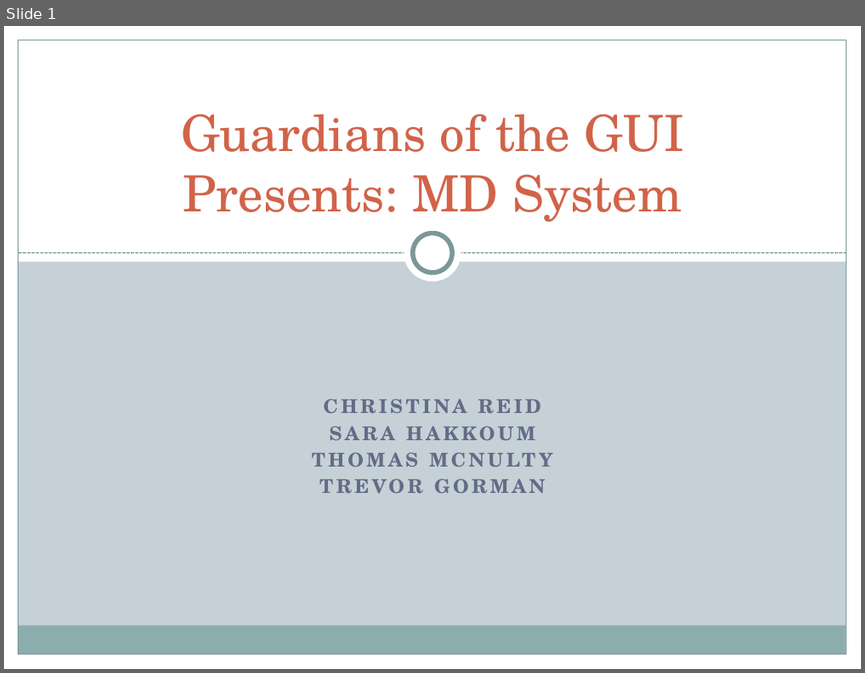
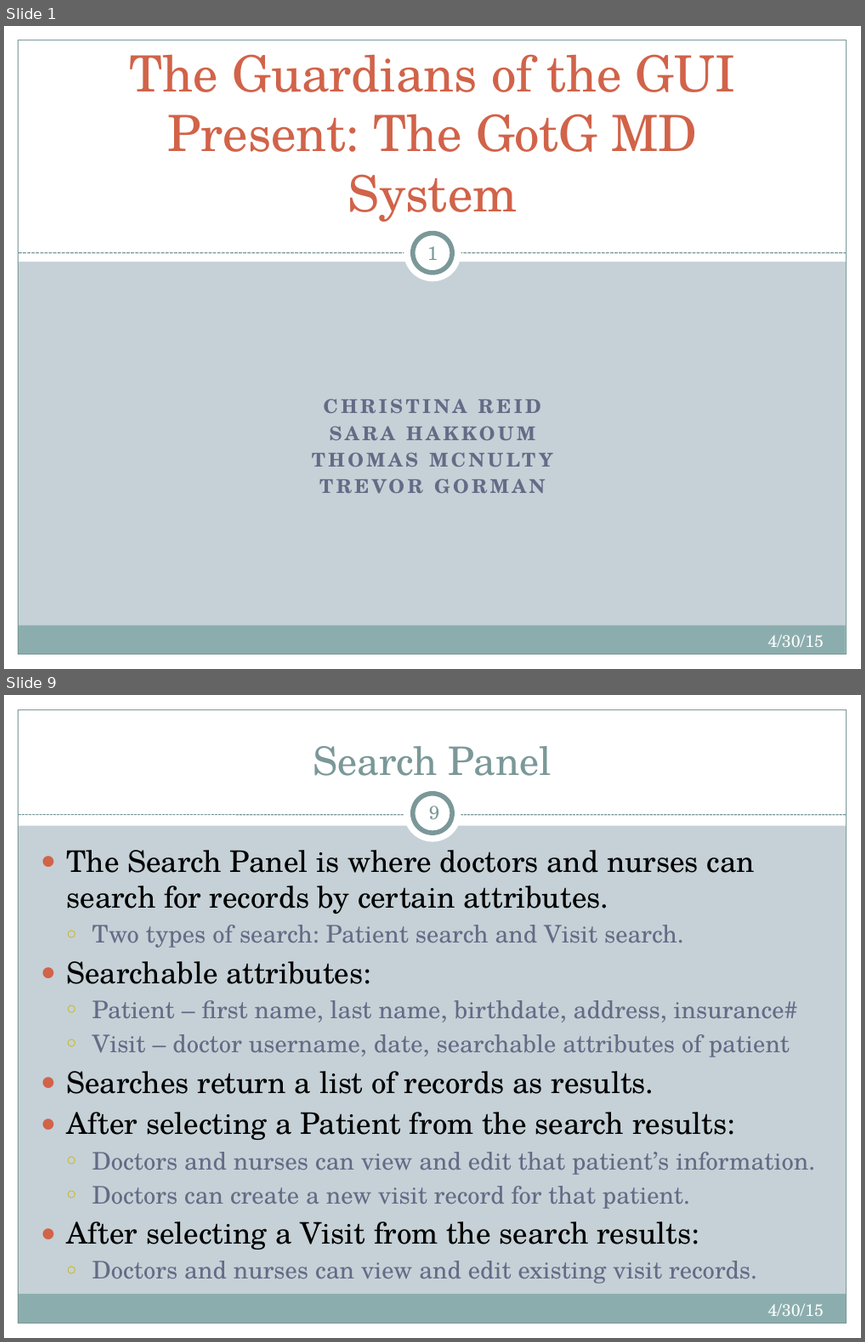
Before and after one commit to tmcnulty14/guardians-md, a slide deck: Guardians of the GUI MD System Presentation.pptx. Shown one above the other, each under a label of ours: slide 1 before the commit, slides 1 and 9 after it; the slides between them are not shown. The pictures are 865x673 and 865x1342 pixels, drawn with LibreOffice and Linux fonts; fonts in the diff are those of the drawing. Boxes give left, top, right and bottom in pixels: in the first picture for what was removed or moved away, otherwise in the second. Text is boxed around its words. In the diff, an @@ line names an element or a change of style, - is before the commit and + after.

```diff
--- a/Guardians of the GUI MD System Presentation.pptx
+++ b/Guardians of the GUI MD System Presentation.pptx
@@ slide 9 added at (4, 695, 861, 1338), background #C5D1D7; not listed: 5 template elements that a slide beside it also shows @@
@@ rectangle added at (4, 695, 861, 825), fill #FFFFFF @@
@@ title added at (313, 746, 551, 776), 33 pt, text #7C999A @@
+Search Panel
@@ ellipse added at (404, 785, 461, 842), fill #FFFFFF @@
@@ ellipse added at (413, 794, 452, 833), fill #FFFFFF, outline #7C999A 4 pt @@
@@ line added from (18, 815) to (846, 815), #7C999A 0.75 pt dashed @@
@@ page number added at (429, 805, 439, 819), 16 pt, text #7C999A @@
+9
@@ text added at (66, 850, 815, 1279), 20.4 pt, text #646B86 @@
+● The Search Panel is where doctors and nurses can search for records by certain attributes.
+  ○ Two types of search: Patient search and Visit search.
+● Searchable attributes:
+  ○ Patient – first name, last name, birthdate, address, insurance#
+  ○ Visit – doctor username, date, searchable attributes of patient
+● Searches return a list of records as results.
+● After selecting a Patient from the search results:
+  ○ Doctors and nurses can view and edit that patient’s information.
+  ○ Doctors can create a new visit record for that patient.
+● After selecting a Visit from the search results:
+  ○ Doctors and nurses can view and edit existing visit records.
@@ text added at (768, 1303, 823, 1315), 14 pt, text #FFFFFF @@
+4/30/15
@@ slide 1 changed as well @@
@@ title at (130, 54, 736, 222): text changed @@
-Guardians of the GUI
-Presents: MD System
+The Guardians of the GUI Present: The GotG MD System
@@ page number added at (427, 246, 438, 260), 16 pt, text #7C999A @@
+1
@@ text added at (768, 634, 823, 646), 14 pt, text #FFFFFF @@
+4/30/15
```
Also in this commit, not shown: 7 other slides changed, 18 other slides added, 1 other file.
